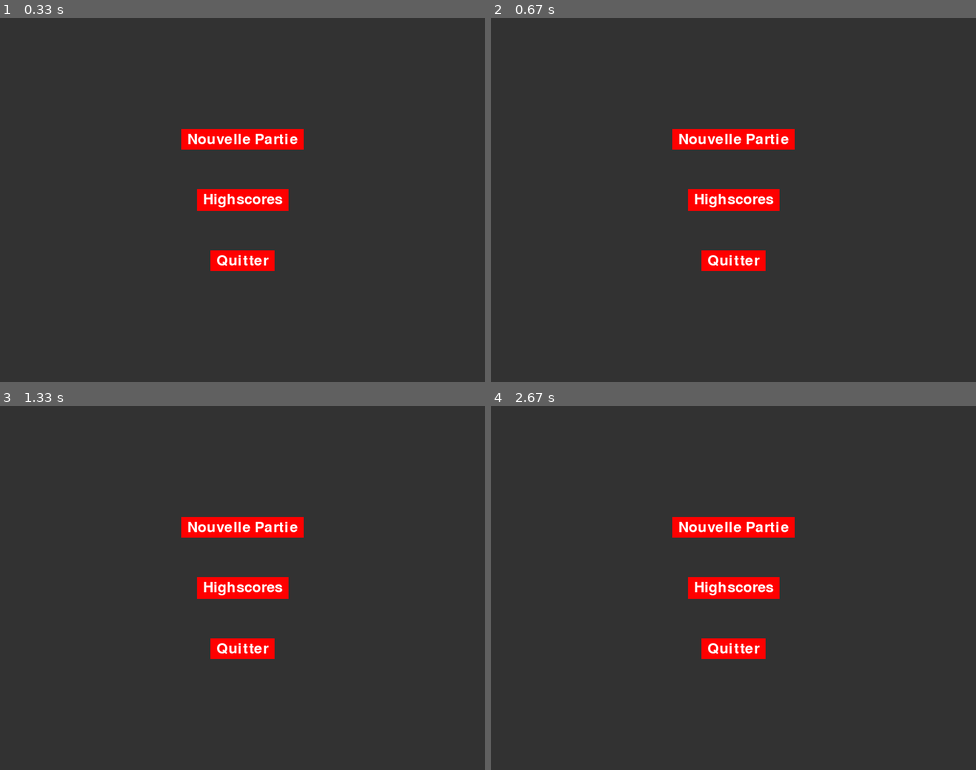
Above: before the commit, frames 1-4 (two rows, left to right).
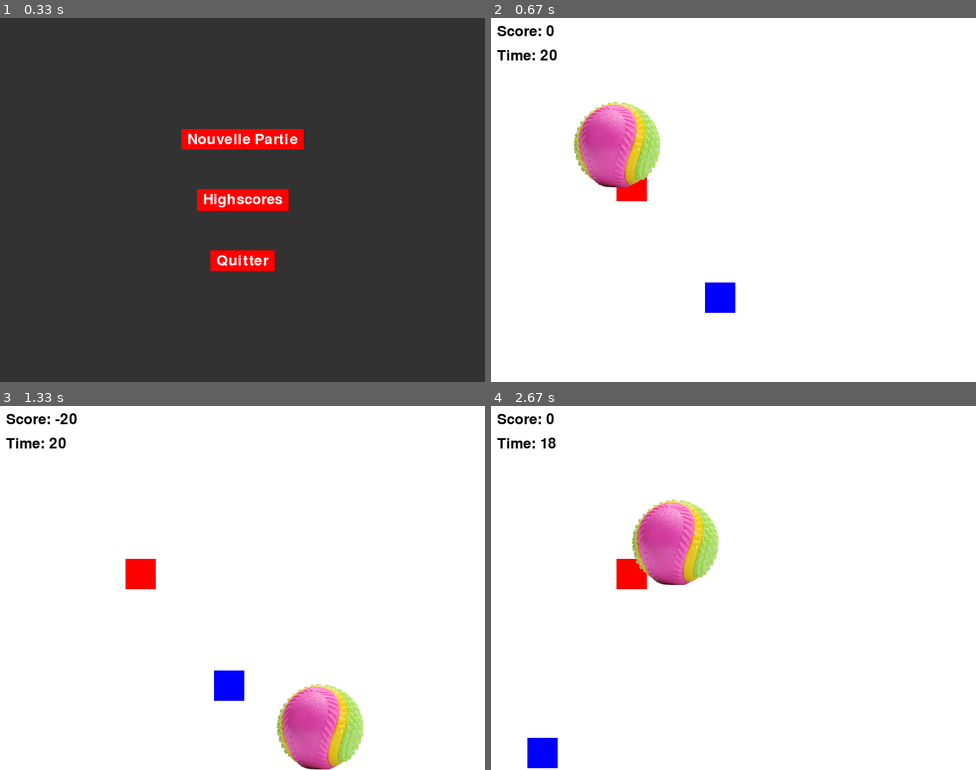
Above: after the commit, the same moments.

Repository: ProfX1/applicationPygame
Game: pygame game, started from menu.py
Same seed, same stepped clock (60 frames per second), same inputs: the game is played once before the commit and once after it.
Inputs (mouse positions are in pixels of both pictures, inside the frame that each line leads up to):
- Up to frame 1 (0.33 s): no input
- Up to frame 2 (0.67 s): click "Nouvelle Partie" at 0.38 s
- Up to frame 3 (1.33 s): click (140, 573) at 0.72 s; click (227, 686) at 1.05 s
- Up to frame 4 (2.67 s): click (820, 726) at 1.38 s; click (709, 682) at 1.72 s; click (845, 751) at 2.05 s; click (917, 573) at 2.38 s

Frame 1 is identical in both runs. In frame 2, 100% of the frame differs, in the area x 0-100%, y 0-100%; in frame 3, 100%; in frame 4, 100%.

Commit message:
recenter button hitbox

Diff:
--- a/highscores.json
+++ b/highscores.json
@@ -1 +1 @@
-[{"nom": "Xavier", "score": 180}, {"nom": "Xavier", "score": …(394 unchanged characters)… ": 270}, {"nom": "Xavier", "score": 180}]
+[{"nom": "Xavier", "score": 180}, {"nom": "Xavier", "score": …(394 unchanged characters)… ": 270}, {"nom": "Xavier", "score": 180}, {"nom": "Xavier", "score": 135}, {"nom": "Xavier", "score": 245}]
--- a/menu.py
+++ b/menu.py
@@ -244,16 +244,16 @@
                 running = False
             elif event.type == pygame.MOUSEBUTTONDOWN:
                 # Vérifier si le bouton "Highscores" est cliqué
-                if 250 < event.pos[0] < 350 and 180 < event.pos[1] < 220:
+                if 350 < event.pos[0] < 450 and 280 < event.pos[1] < 320:
                     show_highscores_flag = True
                     new_game_flag = False  # Assurez-vous que new_game_flag est défini sur False lorsque vous affichez les highscores
                 # Vérifier si le bouton "Nouvelle Partie" est cliqué
-                elif 250 < event.pos[0] < 350 and 80 < event.pos[1] < 120:
+                elif 350 < event.pos[0] < 450 and 180 < event.pos[1] < 220:
                     new_game_flag = True
                     show_highscores_flag = False  # Masquer les highscores lorsque vous démarrez une nouvelle partie
                     game_code()  # Appeler la fonction game_code pour démarrer le jeu
                 # Vérifier si le bouton "Quitter" est cliqué
-                elif 250 < event.pos[0] < 350 and 280 < event.pos[1] < 320:
+                elif 350 < event.pos[0] < 450 and 380 < event.pos[1] < 420:
                     pygame.quit()  # Quitter Pygame
                     sys.exit()     # Quitter le script
 
